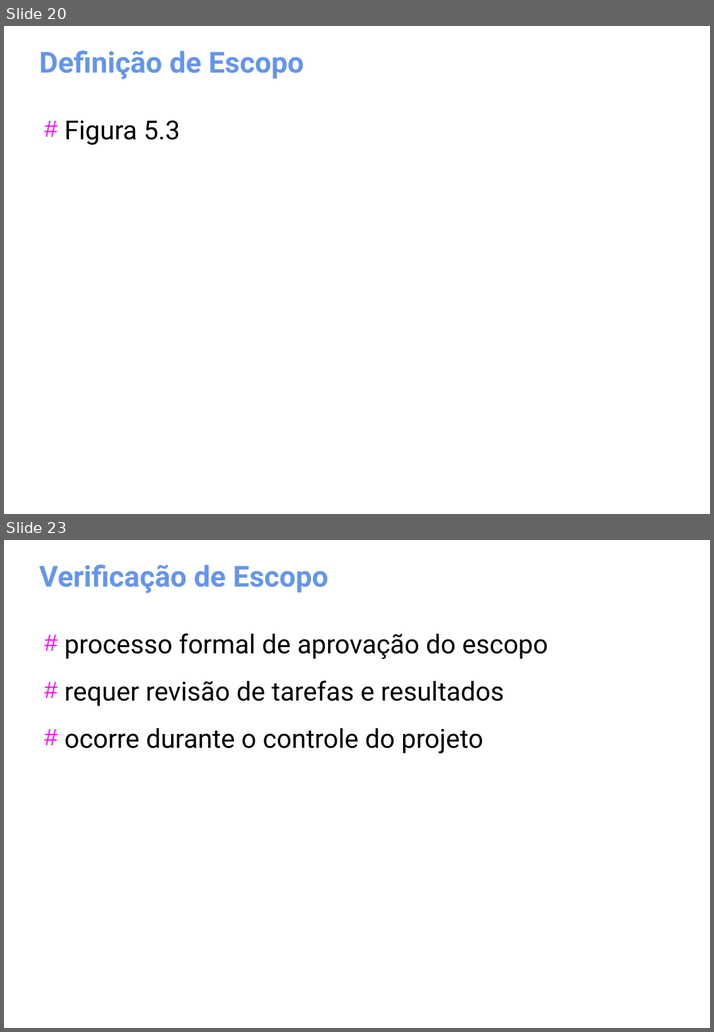
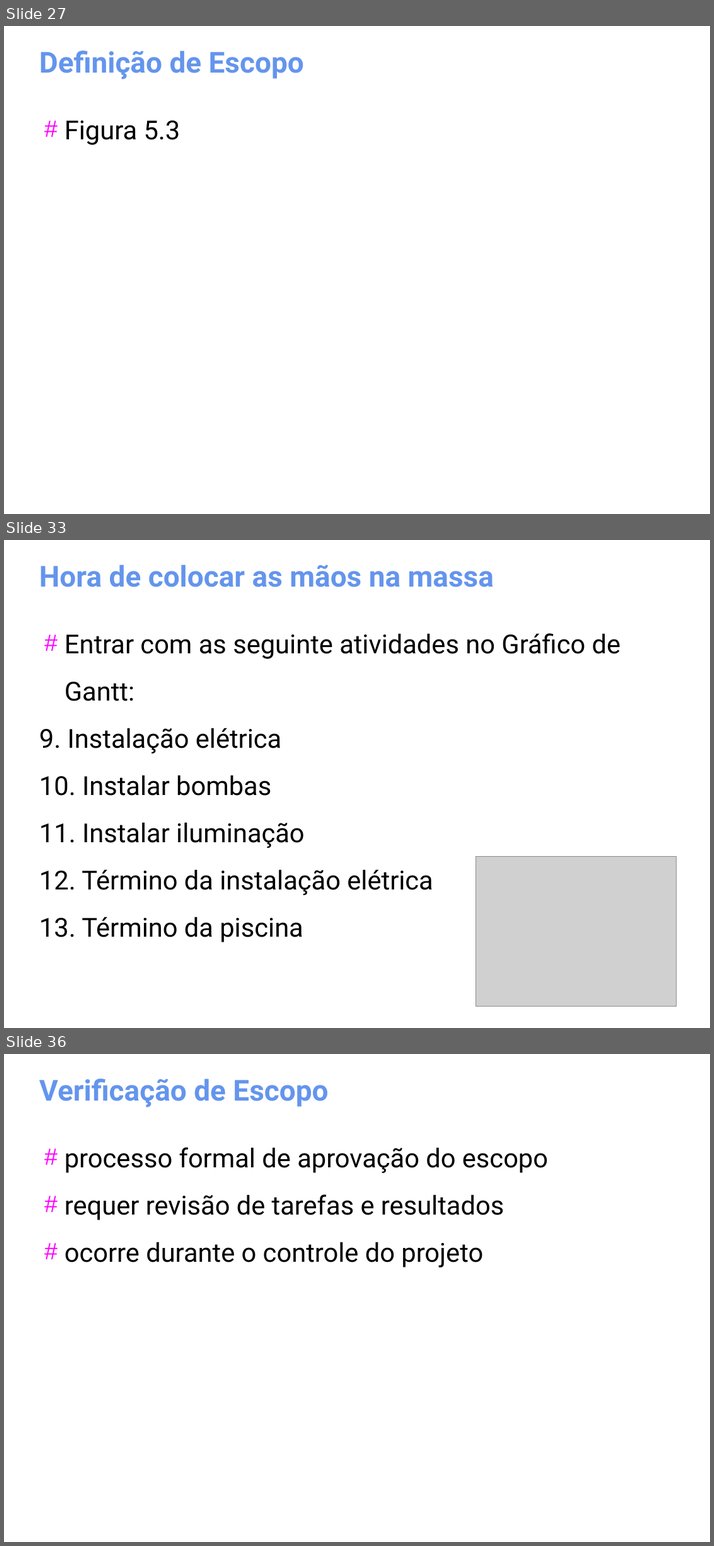
Before and after one commit to gomesluiz/gestao-de-projetos, a slide deck: aulas/project-aula-01.odp. Shown one above the other, each under a label of ours: slides 20 and 23 before the commit, slides 27, 33 and 36 after it; the slides between them are not shown. The pictures are 714x1032 and 714x1546 pixels, drawn with LibreOffice and Linux fonts; fonts in the diff are those of the drawing; grey boxes stand for pictures. Boxes give left, top, right and bottom in pixels: in the first picture for what was removed or moved away, otherwise in the second. Text is boxed around its words. In the diff, an @@ line names an element or a change of style, - is before the commit and + after.

```diff
--- a/aulas/project-aula-01.odp
+++ b/aulas/project-aula-01.odp
@@ slide 33 added at [4, 540, 710, 1028], background #FFFFFF @@
@@ title added at [39, 565, 494, 587], 32 pt, text #6495ED, bold @@
+Hora de colocar as mãos na massa
@@ text added at [39, 633, 621, 943], 29 pt, text #000000 @@
+# Entrar com as seguinte atividades no Gráfico de Gantt:
+9. Instalação elétrica
+10. Instalar bombas
+11. Instalar iluminação
+12. Término da instalação elétrica
+13. Término da piscina
@@ picture added at [475, 856, 675, 1006] @@
@@ what was slide 20 is now slide 27 @@
@@ what was slide 23 is now slide 36 @@
```
Also in this commit, not shown: 10 slides changed, 13 other slides added, 1 slide removed.
